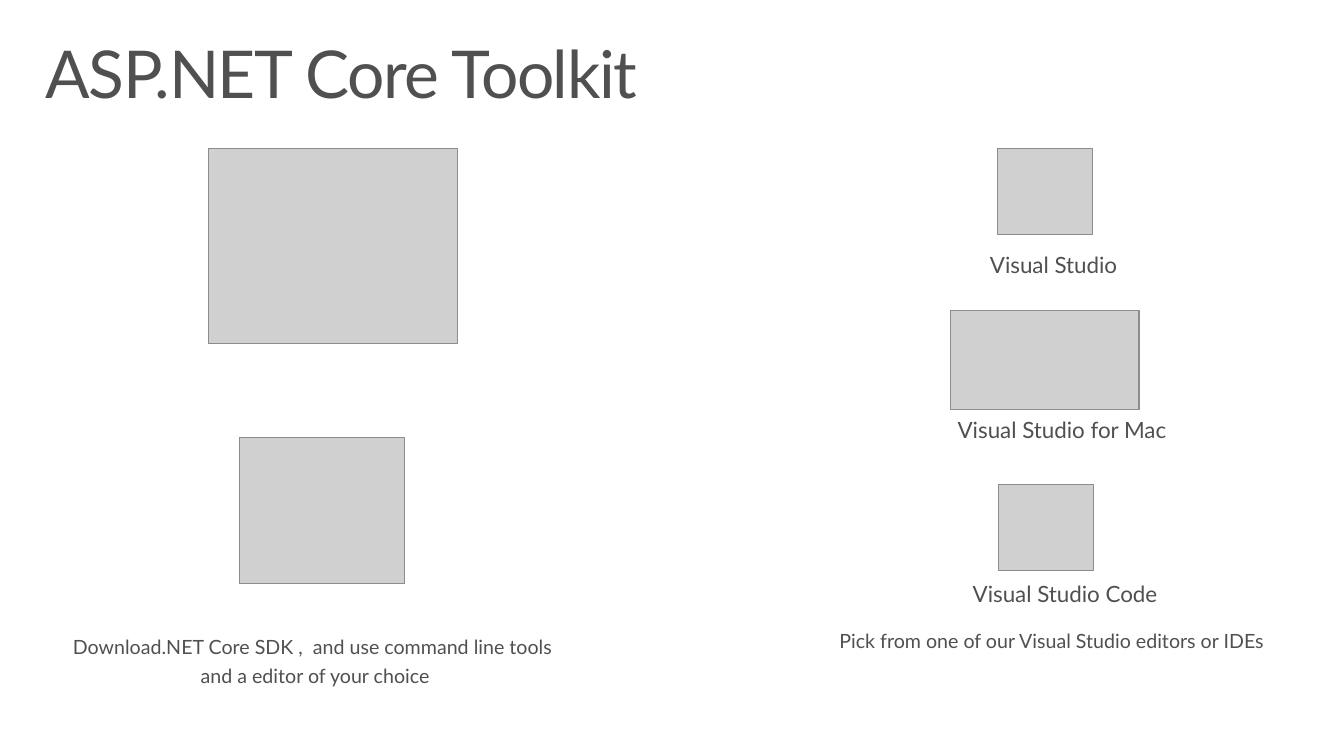
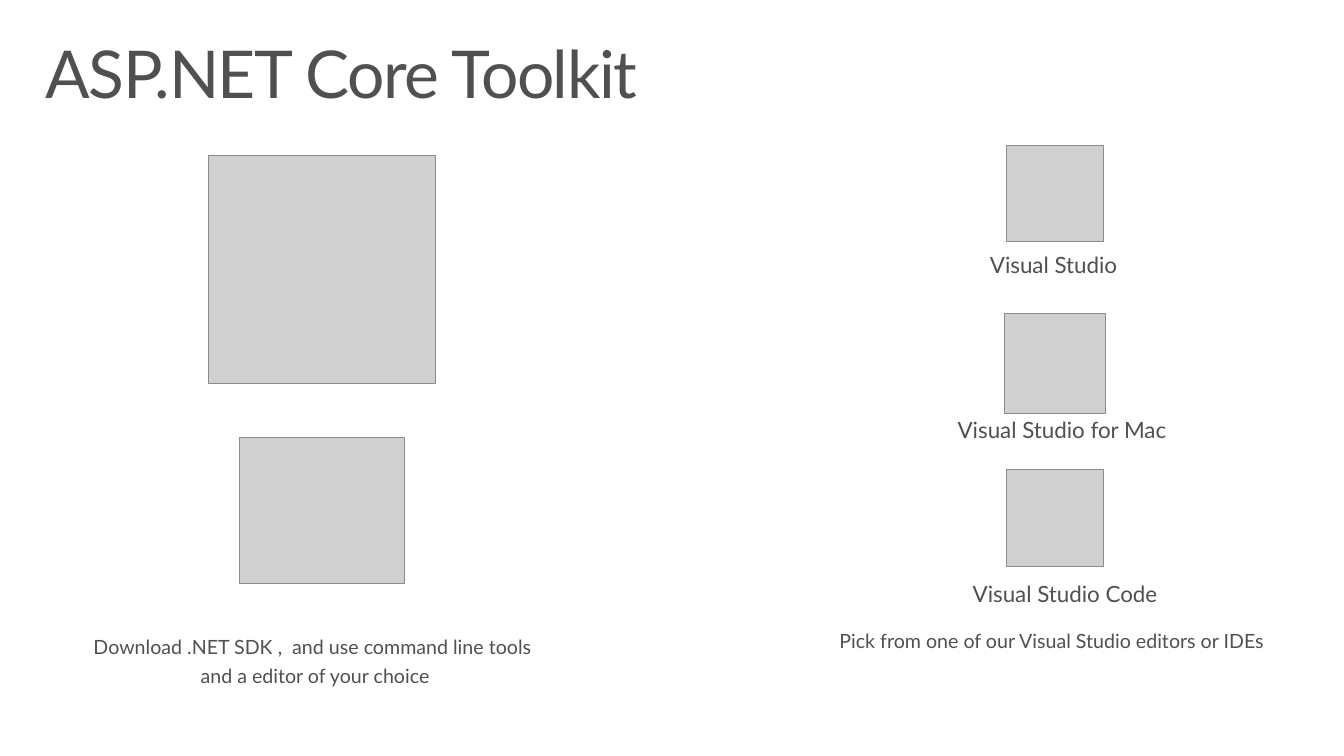
Before and after one commit to dotnet-presentations/aspnetcore-for-beginners, a slide deck: slide 4 of deck/ASP.NETCore_Beginners.pptx. Drawn at 1344x756 pixels with LibreOffice and Linux fonts; fonts in the diff are those of the drawing; grey boxes stand for pictures. Boxes give left, top, right and bottom in pixels: in the first picture for what was removed or moved away, otherwise in the second. Text is boxed around its words. In the diff, an @@ line names an element or a change of style, - is before the commit and + after.

```diff
--- a/deck/ASP.NETCore_Beginners.pptx
+++ b/deck/ASP.NETCore_Beginners.pptx
@@ picture resized from (x1=997, y1=149, x2=1092, y2=235) to (x1=1007, y1=145, x2=1104, y2=242) @@
@@ picture resized from (x1=208, y1=149, x2=457, y2=345) to (x1=208, y1=155, x2=436, y2=383) @@
@@ picture resized from (x1=951, y1=311, x2=1139, y2=409) to (x1=1005, y1=314, x2=1106, y2=414) @@
@@ picture resized from (x1=999, y1=485, x2=1094, y2=571) to (x1=1006, y1=470, x2=1104, y2=568) @@
@@ text "Download .NET SDK , and ..." moved from (x1=73, y1=639, x2=551, y2=687) to (x1=93, y1=639, x2=531, y2=687) @@
@@ text at (x1=93, y1=639, x2=531, y2=654): text changed @@
-Download.NET Core SDK , and use command line tools
+Download .NET SDK , and use command line tools
```
Also in this commit, not shown: 8 other slides changed.
